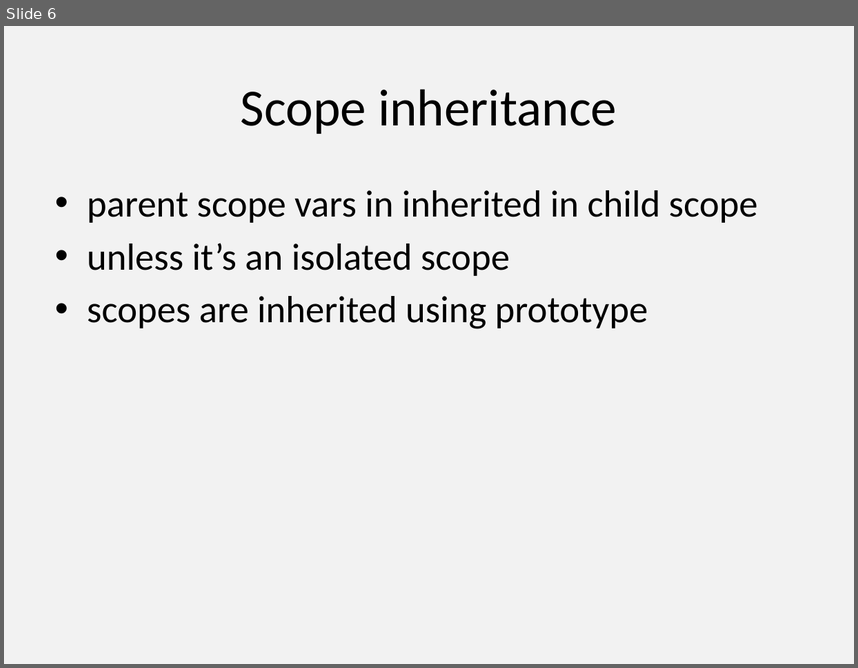
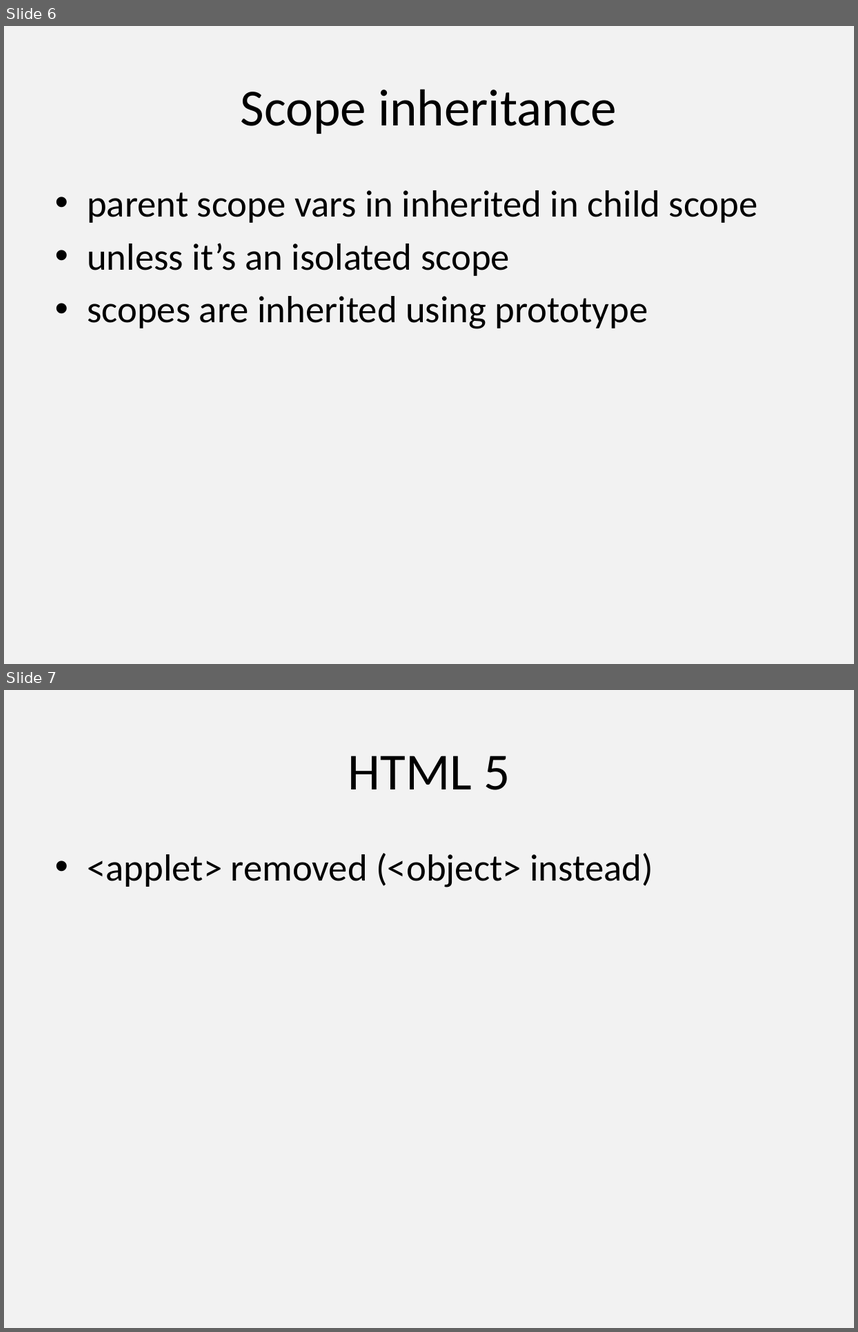
Before and after one commit to alexeymatveevp/angularjs-course, a slide deck: docs/01.pptx. Shown one above the other, each under a label of ours: slide 6 before the commit, slides 6 and 7 after it. The pictures are 858x668 and 858x1332 pixels, drawn with LibreOffice and Linux fonts; fonts in the diff are those of the drawing. Boxes give left, top, right and bottom in pixels: in the first picture for what was removed or moved away, otherwise in the second. Text is boxed around its words. In the diff, an @@ line names an element or a change of style, - is before the commit and + after.

```diff
--- a/docs/01.pptx
+++ b/docs/01.pptx
@@ slide 7 added at (4,690,854,1328), background #F2F2F2 @@
@@ title added at (348,756,510,790), 44 pt, text #000000 @@
+HTML 5
@@ text added at (87,853,653,887), 32 pt, text #000000 @@
+• <applet> removed (<object> instead)
```
Also in this commit, not shown: 3 other slides added, 2 other files.
